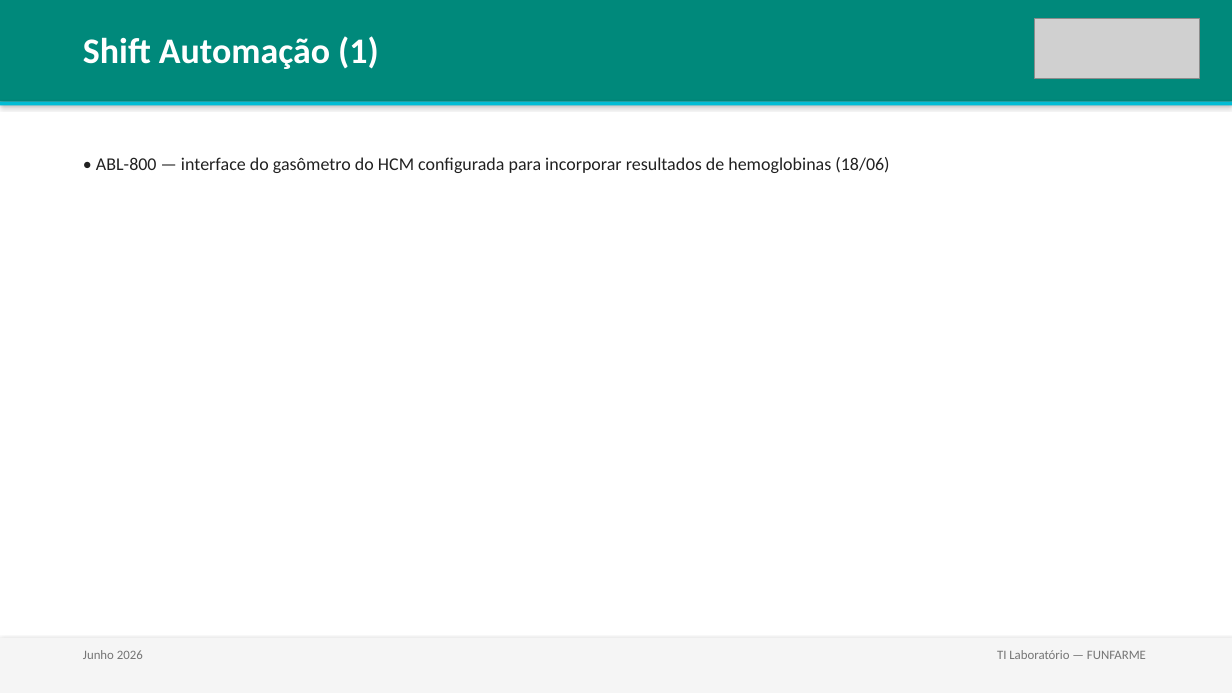
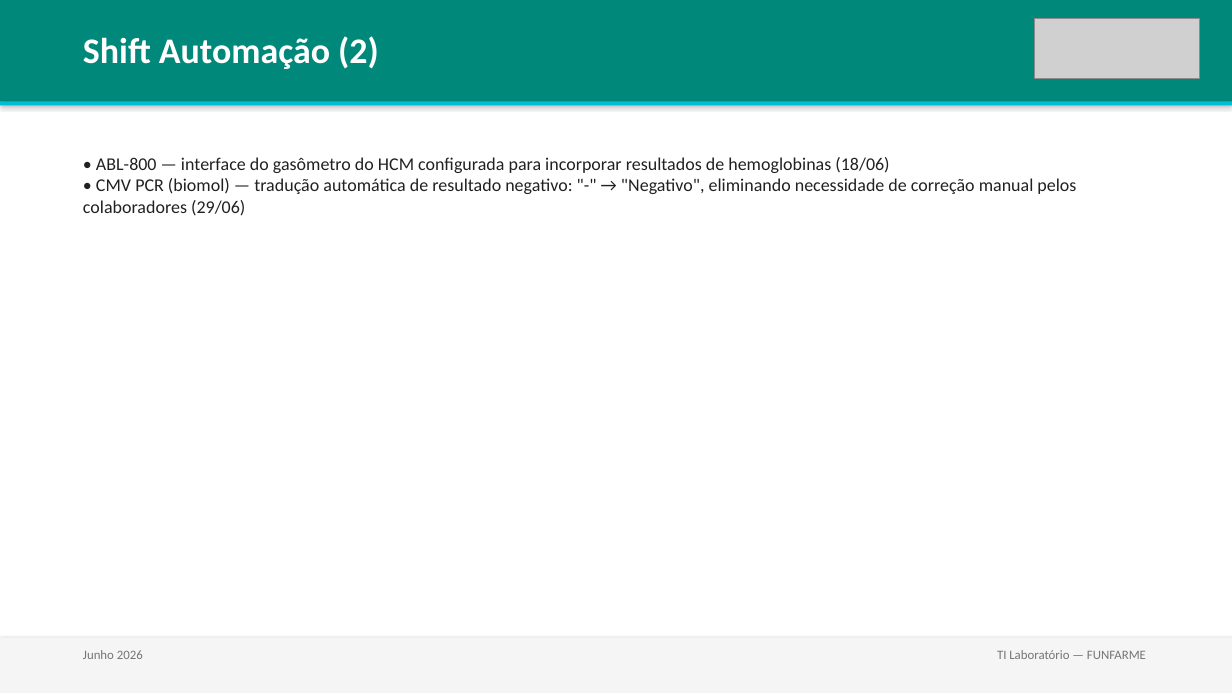
Before and after one commit to lab-central-hb/funfarme-kb, a slide deck: slide 7 of reports/2026-06_resumo-mensal.pptx (slide 5 before the commit). Drawn at 1232x693 pixels with LibreOffice and Linux fonts; fonts in the diff are those of the drawing; grey boxes stand for pictures. Boxes give left, top, right and bottom in pixels: in the first picture for what was removed or moved away, otherwise in the second. Text is boxed around its words. In the diff, an @@ line names an element or a change of style, - is before the commit and + after.

```diff
--- a/reports/2026-06_resumo-mensal.pptx
+++ b/reports/2026-06_resumo-mensal.pptx
@@ text at box(83, 36, 379, 69): text changed @@
-Shift Automação (1)
+Shift Automação (2)
@@ text at box(83, 157, 1076, 216): text changed @@
-• ABL-800 — interface do gasômetro do HCM configurada para incorporar resultados de hemoglobinas (18/06)
+• ABL-800 — interface do gasômetro do HCM configurada para incorporar resultados de hemoglobinas (18/06)
+• CMV PCR (biomol) — tradução automática de resultado negativo: "-" → "Negativo", eliminando necessidade de correção manual pelos colaboradores (29/06)
```
Also in this commit, not shown: 6 other slides changed, 3 slides added, 1 other file.
